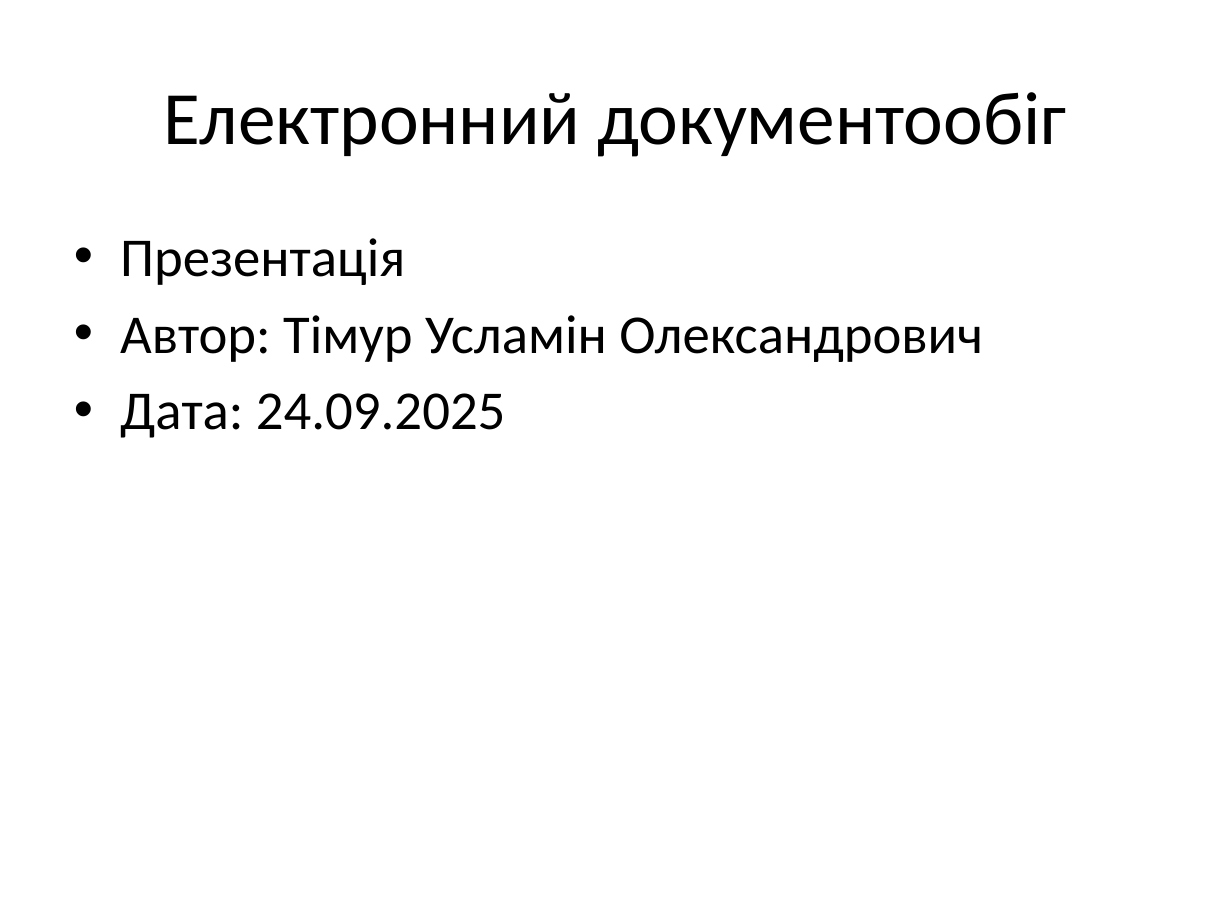
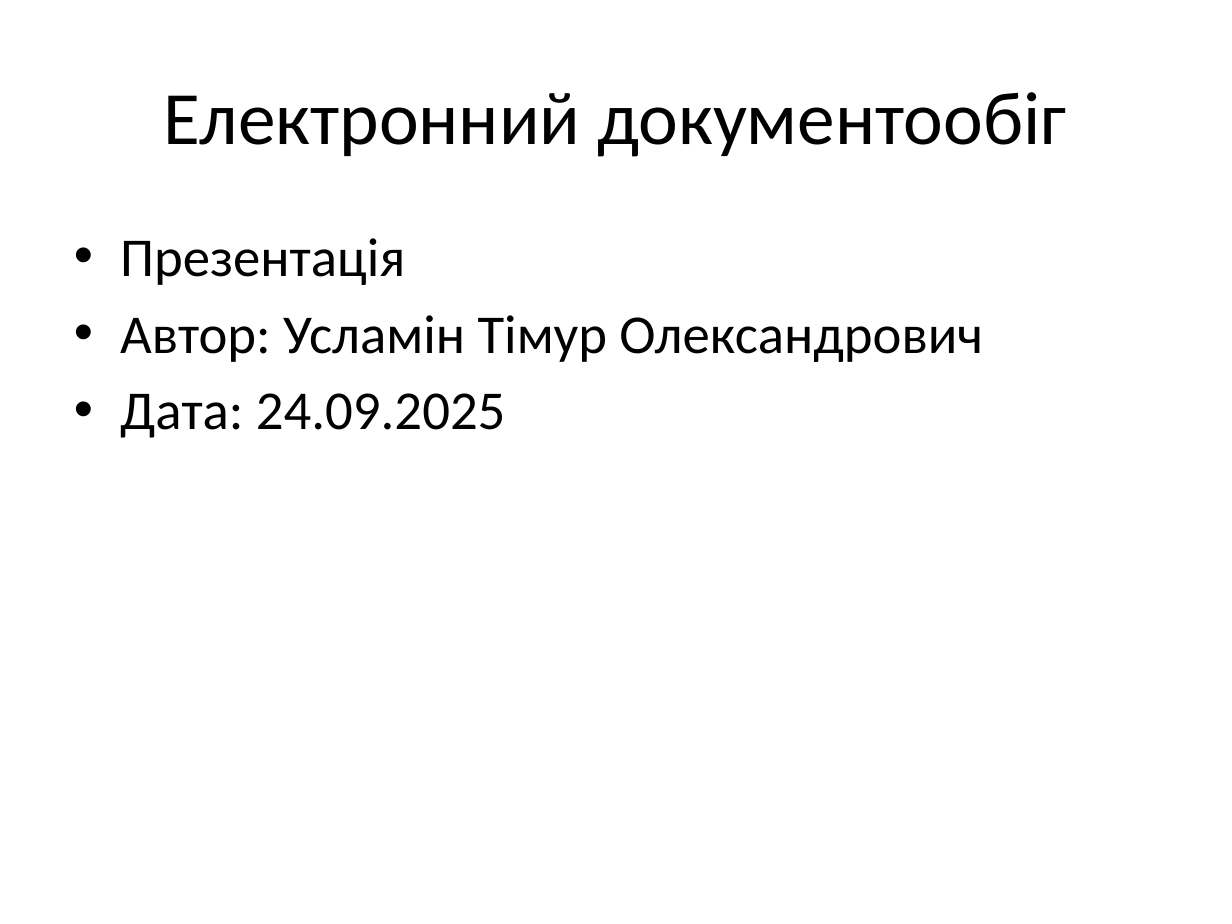
Before and after one commit to TimurUslamin/Electronic-document-management, a slide deck: slide 1 of elektronnyi_dokumentoobig.pptx. Drawn at 1232x924 pixels with LibreOffice and Linux fonts; fonts in the diff are those of the drawing. Boxes give left, top, right and bottom in pixels: in the first picture for what was removed or moved away, otherwise in the second. Text is boxed around its words. In the diff, an @@ line names an element or a change of style, - is before the commit and + after.

```diff
--- a/elektronnyi_dokumentoobig.pptx
+++ b/elektronnyi_dokumentoobig.pptx
@@ text at (x1=120, y1=315, x2=983, y2=362): text changed @@
-• Автор: Тімур Усламін Олександрович
+• Автор: Усламін Тімур Олександрович
```
Also in this commit, not shown: 1 other file.
